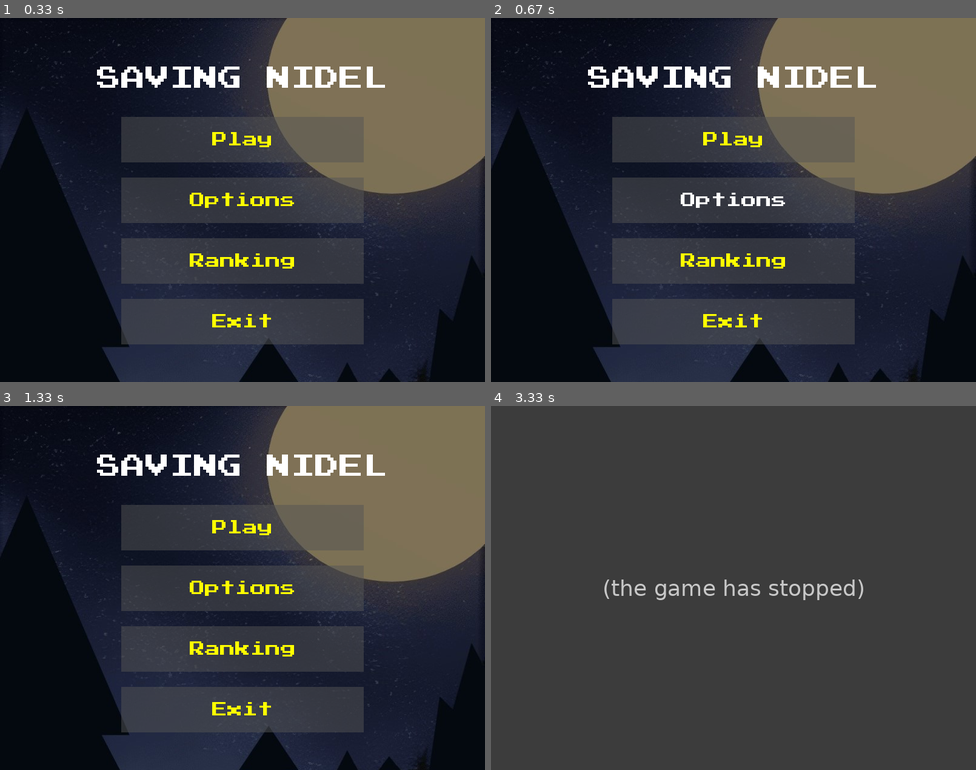
Above: before the commit, frames 1-4 (two rows, left to right).
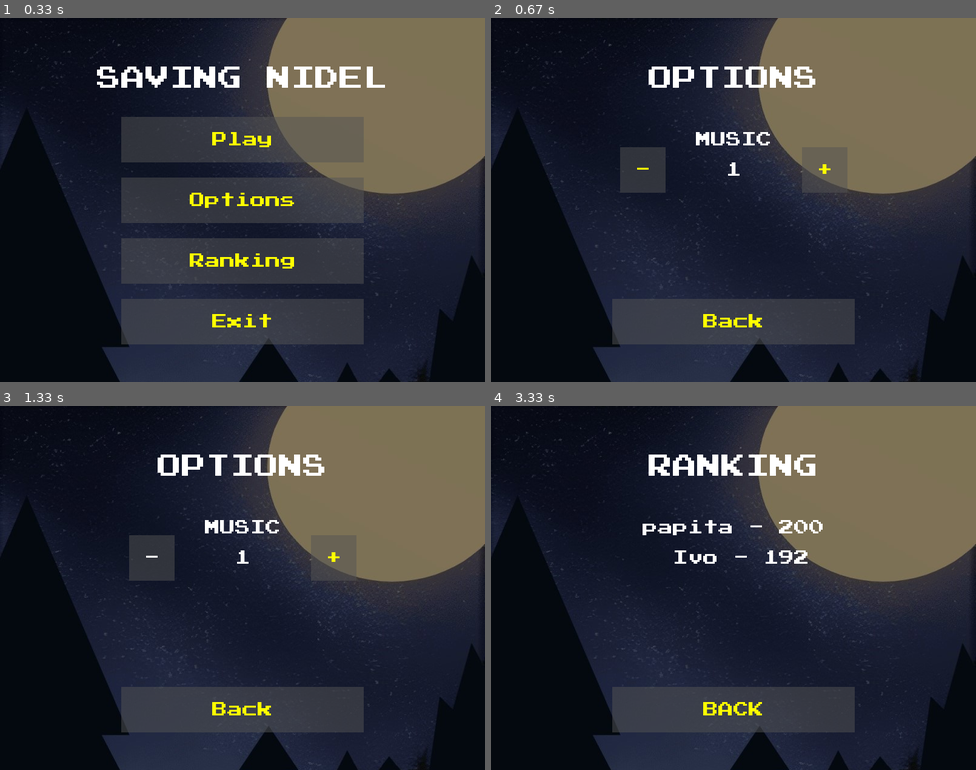
Above: after the commit, the same moments.

Repository: ivocurto/juego-pygame
Game: pygame game, started from main.py
The game is run twice, just before and just after one commit, with the same random seed, the same clock (stepped at 60 frames per second) and the same inputs.
Inputs (mouse positions are in pixels of both pictures, inside the frame that each line leads up to):
- Up to frame 1 (0.33 s): no input
- Up to frame 2 (0.67 s): click (733, 200) at 0.38 s
- Up to frame 3 (1.33 s): click (334, 558) at 0.72 s, where only the run after the commit has a clickable "+"; click (150, 558) at 1.05 s, where only the run after the commit has a clickable "-"
- Up to frame 4 (3.33 s): click (782, 668) at 1.38 s; click (733, 708) at 2.22 s, where only the run after the commit has a clickable "Back"; click (738, 624) at 2.72 s; click (733, 631) at 3.05 s

Frame 1 is identical in both runs. In frame 2, 16% of the frame differs, in the area x 20-80%, y 13-85%; in frame 3, 16%; in frame 4, 86%, in the area x 0-100%, y 0-100%.
Before the commit the program exited at 2.22 s; later frames show no game.

Commit message:
Add ranking

Diff:
--- a/boss.py
+++ b/boss.py
@@ -71,7 +71,6 @@
             self.sound_hurt.play()
             self.life -= 1
             self.hearts -= 1
-            print(self.life)
             if self.life <= 0:
                 level.score += 150
                 return True
--- a/general_functions.py
+++ b/general_functions.py
@@ -24,7 +24,6 @@
         enemy.sound_death.play()
 
 def generate_enemy(enemies, x, y, x2, y2):
-    print("enemigo creado")
     random_x = random.randint(0,1)
     match random_x:
         case 0:
@@ -33,3 +32,8 @@
             enemy = Enemy(x2, y2)
             enemy.direction = -1
     enemies.add(enemy)
+
+def reproduce_something(song_path, volume:float):
+    sound = pygame.mixer.Sound(song_path)
+    sound.set_volume(volume)
+    sound.play()
--- a/level.py
+++ b/level.py
@@ -7,6 +7,7 @@
 from general_functions import *
 from button import Button
 from menu_object import Menu
+# from menu import open_options_menu
 # from menu import *
 
 class Level(Game):
@@ -41,7 +42,6 @@
 
 
     def update(self, enemies, portals):
-        print(self.score)
 
         self.clock.tick(self.FPS)
         self.screen.blit(self.bg_img, (0,0))
@@ -69,24 +69,22 @@
             return exit
 
     def pause_game():
-        main_menu = Menu()
+        pause_menu = Menu()
 
         RESUME_BUTTON = Button("assets/Play Rect.png",(400, 200),
                             "Resume", font_size= 25, base_color=((255, 255, 0)),
                             hovering_color=(255, 255, 255), size= (400,75))
-        OPTIONS_BUTTON = Button("assets/Play Rect.png", (400, 300),
-                            "Options", font_size= 25, base_color=((255, 255, 0)),
-                            hovering_color=(255, 255, 255), size= (400,75))
-        MAIN_MENU_BUTTON = Button("assets/Play Rect.png", (400, 400),
+        MAIN_MENU_BUTTON = Button("assets/Play Rect.png", (400, 300),
                             "Level Selector", font_size= 25, base_color=((255, 255, 0)),
                             hovering_color=(255, 255, 255), size= (400,75))
 
         run = True
         while run:
 
-            button_list = [RESUME_BUTTON, OPTIONS_BUTTON, MAIN_MENU_BUTTON]
+            button_list = [RESUME_BUTTON, MAIN_MENU_BUTTON]
 
-            MENU_MOUSE_POS = main_menu.update("PAUSE", 40, 400, 100, button_list)
+            MENU_MOUSE_POS = pause_menu.update("PAUSE", 40, 400, 100, button_list)
+            pygame.display.flip()
 
             for event in pygame.event.get():
                 if event.type == pygame.QUIT:
@@ -96,8 +94,6 @@
                     if RESUME_BUTTON.checkForInput(MENU_MOUSE_POS):
                         run = False
                         return 0
-                    elif OPTIONS_BUTTON.checkForInput(MENU_MOUSE_POS):
-                        print("opciones")
                     elif MAIN_MENU_BUTTON.checkForInput(MENU_MOUSE_POS):
                         run = False
                         return 1
--- a/levels.py
+++ b/levels.py
@@ -10,6 +10,53 @@
 from level import Level
 from menu_object import Menu
 from button import Button
+from ranking import Ranking
+
+def open_insert_name_menu():
+    insert_name_menu = Menu()
+
+    SUMBIT_BUTTON = Button("assets/Play Rect.png", (400, 500),
+                        "SUMBIT", font_size= 25, base_color=((255, 255, 0)),
+                        hovering_color=(255, 255, 255), size= (400,75))
+
+    font = pygame.font.Font(None, 36)
+
+    name = ""
+    text = font.render(name, True, (255, 255, 255))
+    text_rect = text.get_rect()
+    text_rect.center = (325, 300)
+    scaled_rect = pygame.Rect(0,0, 200, 50)
+    scaled_rect.center = (400, 300)
+
+    run = True
+    while run:
+        button_list = [SUMBIT_BUTTON]
+
+        MENU_MOUSE_POS = insert_name_menu.update("Name:", 40, 400, 100, button_list)
+
+        for event in pygame.event.get():
+            if event.type == pygame.QUIT:
+                run = False
+                return 1
+            elif event.type == pygame.KEYDOWN:
+                if event.key == pygame.K_BACKSPACE:
+                    reproduce_something("assets\Sounds\select_option.wav", 0.4)
+                    name = name[:-1]  # Remove the last character
+                else:
+                    if len(name) < 11:
+                        reproduce_something("assets\Sounds\select_option.wav", 0.4)
+                        name += event.unicode  # Add the typed character
+            elif event.type == pygame.MOUSEBUTTONDOWN:
+                if SUMBIT_BUTTON.checkForInput(MENU_MOUSE_POS):
+                    run = False
+                    return name
+            # Update the rendered text
+            text = font.render(name, True, (255, 255, 255))
+            pygame.draw.rect(insert_name_menu.screen, (255,255,255), scaled_rect, 5, -1)
+
+            insert_name_menu.screen.blit(text, text_rect)
+            pygame.display.flip()
+
 
 def run_level1(dataa):
     level_data = Level(dataa[0])
@@ -67,8 +114,12 @@
         if win_level:
             run = False
             level_data.score += 60 - level_data.time
+            if level_data.score < 0:
+                level_data.score = 0
+            name = open_insert_name_menu()
+            if isinstance(name, str):
+                Ranking(name, level_data.score, 1)
             win_lose_menu("YOU WIN", level_data.score)
-            print(level_data.score)
             return level_data.score
 
         for event in pygame.event.get():
@@ -139,8 +190,12 @@
         if win_level: # IGUAL EN TODOS
             run = False
             level_data.score += 60 - level_data.time
+            if level_data.score < 0:
+                level_data.score = 0
+            name = open_insert_name_menu()
+            if isinstance(name, str):
+                Ranking(name, level_data.score, 2)
             win_lose_menu("YOU WIN", level_data.score)
-            print(level_data.score)
             return level_data.score
 
         for event in pygame.event.get():
@@ -211,8 +266,12 @@
         if win_level:
             run = False
             level_data.score += 60 - level_data.time
+            if level_data.score < 0:
+                level_data.score = 0
+            name = open_insert_name_menu()
+            if isinstance(name, str):
+                Ranking(name, level_data.score, 3)
             win_lose_menu("YOU WIN", level_data.score)
-            print(level_data.score)
             return level_data.score
 
         for event in pygame.event.get():
@@ -234,11 +293,12 @@
     while run:
 
         button_list = [OK_BUTTON]
-        pygame.display.flip()
 
         MENU_MOUSE_POS = win_lose_menu.update(state, 40, 400, 100, button_list)
         title = Menu.set_title(f"Score: {score}", 40, 400, 300)
         Menu.show_title(win_lose_menu, title)
+        pygame.display.flip()
+
         for event in pygame.event.get():
             if event.type == pygame.QUIT:
                 run = False
--- a/main.py
+++ b/main.py
@@ -2,14 +2,12 @@
 from pygame.locals import *
 from levels import *
 from menu import *
+from music import Music
 
 pygame.init()
-pygame.mixer.music.load("assets/Sounds/music.mp3")
-pygame.mixer.music.play(-1)
-pygame.mixer.music.set_volume(0.1)
-
+music = Music("assets/Sounds/music.mp3", 0.1)
 run = True
 while run:
-    initial_menu()
+    initial_menu(music)
     run = False
 pygame.quit()
--- a/menu.py
+++ b/menu.py
@@ -2,8 +2,10 @@
 from button import Button
 from levels import *
 from menu_object import Menu
-
-def initial_menu():
+from music import Music
+from ranking import Ranking
+
+def initial_menu(music):
     main_menu = Menu()
 
     PLAY_BUTTON = Button("assets/Play Rect.png",(400, 200),
@@ -33,22 +35,65 @@
                 return 1
             if event.type == pygame.MOUSEBUTTONDOWN:
                 if PLAY_BUTTON.checkForInput(MENU_MOUSE_POS):
-                    main_menu.exit = select_level()
+                    main_menu.exit = select_level(music)
                     if main_menu.exit == 1:
                         run = False
                         return 1
                 elif OPTIONS_BUTTON.checkForInput(MENU_MOUSE_POS):
-                    print("opciones")
+                    main_menu.exit = open_options_menu(music)
+                    if main_menu.exit == 1:
+                        run = False
+                        return 1
                 elif RANKING_BUTTON.checkForInput(MENU_MOUSE_POS):
-                    print("ranking")
+                    main_menu.exit = open_ranking_menu(music)
+                    if main_menu.exit == 1:
+                        run = False
+                        return 1
                 elif EXIT_BUTTON.checkForInput(MENU_MOUSE_POS):
                     run = False
                     return 1
 
+def open_options_menu(music):
+    options_menu = Menu()
+
+    DOWN_BUTTON = Button("assets/Play Rect.png", (250, 250),
+                        "-", font_size= 25, base_color=((255, 255, 0)),
+                        hovering_color=(255, 255, 255), size= (75,75))
+    UP_BUTTON = Button("assets/Play Rect.png", (550, 250),
+                        "+", font_size= 25, base_color=((255, 255, 0)),
+                        hovering_color=(255, 255, 255), size= (75,75))
+    BACK_BUTTON = Button("assets/Play Rect.png", (400, 500),
+                        "Back", font_size= 25, base_color=((255, 255, 0)),
+                        hovering_color=(255, 255, 255), size= (400,75))
+
+    run = True
+    while run:
+
+        button_list = [DOWN_BUTTON, UP_BUTTON, BACK_BUTTON]
+        music_volume_rounded = music.show_voume()
+        MENU_MOUSE_POS = options_menu.update("OPTIONS", 40, 400, 100, button_list)
+        title = Menu.set_title("MUSIC", 25, 400, 200)
+        Menu.show_title(options_menu, title)
+        title2 = Menu.set_title(f"{music_volume_rounded}", 25, 400, 250)
+        Menu.show_title(options_menu, title2)
+        pygame.display.flip()
+
+        for event in pygame.event.get():
+            if event.type == pygame.QUIT:
+                run = False
+                return 1
+            if event.type == pygame.MOUSEBUTTONDOWN:
+                if DOWN_BUTTON.checkForInput(MENU_MOUSE_POS):
+                    music.decrease_volume()
+                elif UP_BUTTON.checkForInput(MENU_MOUSE_POS):
+                    music.increase_volume()
+                elif BACK_BUTTON.checkForInput(MENU_MOUSE_POS):
+                    run = False
+
 with open('levels.json') as file:
     dataa = json.load(file)
 
-def select_level():
+def select_level(music):
     level_selector = Menu()
 
     LVL1_BUTTON = Button("assets/Play Rect.png", (400, 200),
@@ -93,7 +138,91 @@
                         run = False
                         return 1
                 elif MAIN_MENU_BUTTON.checkForInput(MENU_MOUSE_POS):
-                    level_selector.exit = initial_menu()
-                    if level_selector.exit == 1:
-                        run = False
-                        return 1
+                    level_selector.exit = initial_menu(music)
+                    if level_selector.exit == 1:
+                        run = False
+                        return 1
+
+def open_ranking_menu(music):
+    level_selector = Menu()
+
+    LVL1_BUTTON = Button("assets/Play Rect.png", (400, 200),
+                        "RANKING LVL 1", font_size= 25, base_color=((255, 255, 0)),
+                        hovering_color=(255, 255, 255), size= (400,75))
+    LVL2_BUTTON = Button("assets/Play Rect.png", (400, 300),
+                        "RANKING LVL 2", font_size= 25, base_color=((255, 255, 0)),
+                        hovering_color=(255, 255, 255), size= (400,75))
+    LVL3_BUTTON = Button("assets/Play Rect.png", (400, 400),
+                        "RANKING LVL 3", font_size= 25, base_color=((255, 255, 0)),
+                        hovering_color=(255, 255, 255), size= (400,75))
+    MAIN_MENU_BUTTON = Button("assets/Play Rect.png", (400, 500),
+                        "MAIN MENU", font_size= 25, base_color=((255, 255, 0)),
+                        hovering_color=(255, 255, 255), size= (400,75))
+
+    run = True
+    while run:
+
+        button_list = [LVL1_BUTTON, LVL2_BUTTON, LVL3_BUTTON, MAIN_MENU_BUTTON]
+
+        MENU_MOUSE_POS = level_selector.update("RANKINGS", 40, 400, 100, button_list)
+        pygame.display.flip()
+
+        for event in pygame.event.get():
+            if event.type == pygame.QUIT:
+                run = False
+                return 1
+            if event.type == pygame.MOUSEBUTTONDOWN:
+                if LVL1_BUTTON.checkForInput(MENU_MOUSE_POS):
+                    level_selector.exit = open_ranking_lvl_menu(1)
+                    if level_selector.exit == 1:
+                        run = False
+                        return 1
+                elif LVL2_BUTTON.checkForInput(MENU_MOUSE_POS):
+                    level_selector.exit = open_ranking_lvl_menu(2)
+                    if level_selector.exit == 1:
+                        run = False
+                        return 1
+                elif LVL3_BUTTON.checkForInput(MENU_MOUSE_POS):
+                    level_selector.exit = open_ranking_lvl_menu(3)
+                    if level_selector.exit == 1:
+                        run = False
+                        return 1
+                elif MAIN_MENU_BUTTON.checkForInput(MENU_MOUSE_POS):
+                    level_selector.exit = initial_menu(music)
+                    if level_selector.exit == 1:
+                        run = False
+                        return 1
+
+def open_ranking_lvl_menu(lvl):
+    ranking1 = Menu()
+
+    BACK_BUTTON = Button("assets/Play Rect.png", (400, 500),
+                        "BACK", font_size= 25, base_color=((255, 255, 0)),
+                        hovering_color=(255, 255, 255), size= (400,75))
+
+    run = True
+    while run:
+
+        button_list = [BACK_BUTTON]
+
+        MENU_MOUSE_POS = ranking1.update("RANKING", 40, 400, 100, button_list)
+        top5 = Ranking.show_top5_list(lvl)
+        pos_y = 150
+        try:
+            for player in top5:
+                pos_y += 50
+                title = Menu.set_title(f"{player['name']} - {player['score']}", 25, 400, pos_y)
+                Menu.show_title(ranking1, title)
+        except:
+            title = Menu.set_title("Undefined - Undefined", 25, 400, 200)
+            Menu.show_title(ranking1, title)
+        pygame.display.flip()
+
+        for event in pygame.event.get():
+            if event.type == pygame.QUIT:
+                run = False
+                return 1
+            if event.type == pygame.MOUSEBUTTONDOWN:
+                if BACK_BUTTON.checkForInput(MENU_MOUSE_POS):
+                    run = False
+                    return 0
--- /dev/null
+++ b/music.py
@@ -0,0 +1,21 @@
+import pygame
+class Music:
+    def __init__(self, song_path:str, volume: float):
+        pygame.mixer.music.load(song_path)
+        pygame.mixer.music.play(-1)
+        self.volume = volume
+        pygame.mixer.music.set_volume(self.volume)
+
+    def increase_volume(self):
+        if self.volume <= 0.9:
+            self.volume = round(self.volume, 2) + 0.1
+            pygame.mixer.music.set_volume(self.volume)
+
+    def decrease_volume(self):
+        if self.volume >= 0.1:
+            self.volume = round(self.volume, 2) - 0.1
+            pygame.mixer.music.set_volume(self.volume)
+
+    def show_voume(self):
+        rounded_volume = int(round(self.volume * 10, 1))
+        return rounded_volume
--- a/next_level.py
+++ /dev/null
@@ -1,28 +0,0 @@
-import pygame
-from portal import Portal
-
-class Next_level(pygame.sprite.Sprite):
-    def __init__(self, img, x, y, width, height):
-        pygame.sprite.Sprite.__init__(self)
-        self.image = pygame.image.load(img)
-        self.image = pygame.transform.scale(self.image, (width, height))
-        self.rect = self.image.get_rect()
-        self.rect.x = x
-        self.rect.y = y
-
-def win_level(self, player, level):
-    if pygame.sprite.spritecollide(self, player, False):
-        level += 1
-    return level
-
-def change_level(self, player, level):
-    new_level = win_level(player, level)
-    if level != new_level:
-        match new_level:
-            case 1:
-                run_level1()
-            case 2:
-                run_level2()
-            case 3:
-                run_level3()
-    return
--- a/player.py
+++ b/player.py
@@ -40,7 +40,6 @@
         if pygame.sprite.spritecollide(self, keys, True):
             self.sound_pickup_key.play()
             self.keys_achieved += 1
-            print(self.keys_achieved)
             if self.keys_achieved == lvl_keys:
                 return True
 
@@ -62,7 +61,6 @@
                 game_over = True
                 self.index = 0
                 self.counter = 0
-                print("game_over")
                 self.game_over = False
 
             key_list = pygame.key.get_pressed()
--- /dev/null
+++ b/ranking.py
@@ -0,0 +1,53 @@
+import sqlite3
+class Ranking:
+    def __init__(self, player_name, score, lvl):
+        match lvl:
+            case 1:
+                database_name = "ranking_database.db"
+            case 2:
+                database_name = "ranking_database2.db"
+            case 3:
+                database_name = "ranking_database3.db"
+
+        with sqlite3.connect(database_name) as conection:
+            try:
+                sentence = """
+                            create table Ranking
+                            (
+                            id integer primary key autoincrement,
+                            nombre text,
+                            score int
+                            )
+                """
+                conection.execute(sentence)
+                sentence = """
+                            insert into Ranking(nombre, score) values(?,?)
+                            """
+                conection.execute(sentence, (player_name, score))
+            except:
+                sentence = """
+                            insert into Ranking(nombre, score) values(?,?)
+                            """
+                conection.execute(sentence, (player_name, score))
+
+
+    def show_top5_list(lvl):
+        match lvl:
+            case 1:
+                database_name = "ranking_database.db"
+            case 2:
+                database_name = "ranking_database2.db"
+            case 3:
+                database_name = "ranking_database3.db"
+
+        with sqlite3.connect(database_name) as conection:
+            try:
+                sentence = "select * from Ranking order by score desc limit 5"
+                cursor = conection.execute(sentence)
+                top5 = []
+                for fila in cursor:
+                    dict = {"name": fila[1], "score": fila[2]}
+                    top5.append(dict)
+                return top5
+            except:
+                print(f"Error, no hay ningun usuario en el top o no existe la base de datos del nivel {lvl}")
Binary file added: ranking_database.db
Binary file added: ranking_database2.db
Binary file added: ranking_database3.db
